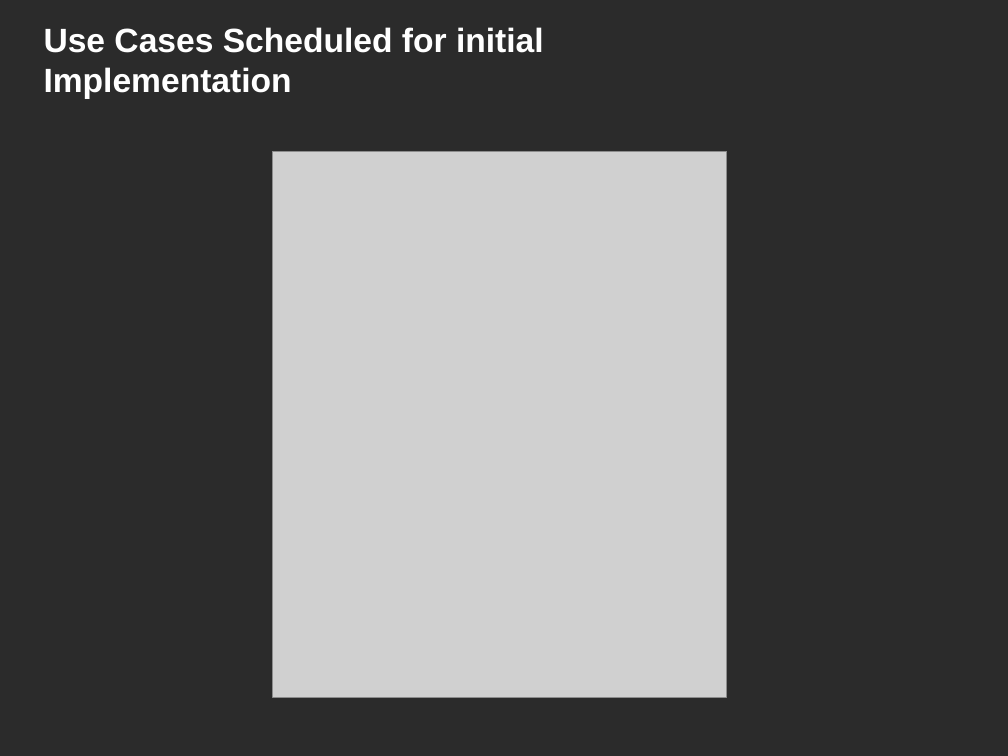
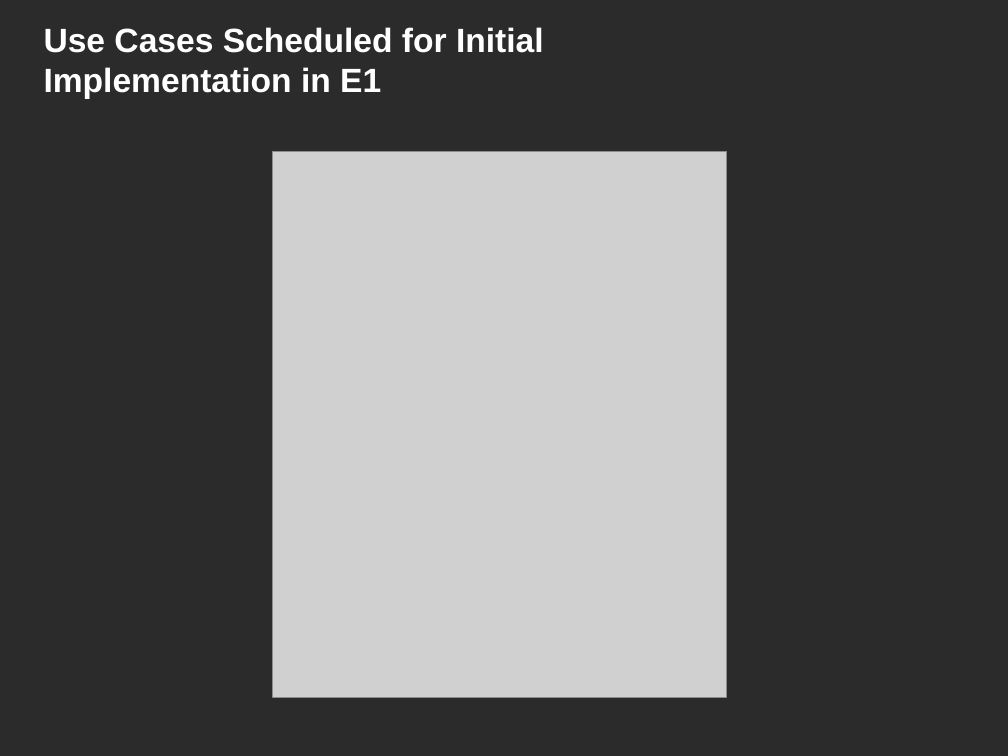
Before and after one commit to NCIP/caarray-docs, a slide deck: slide 26 of project_management/reports/inception_postmortem.ppt (slide 24 before the commit). Drawn at 1008x756 pixels with LibreOffice and Linux fonts; fonts in the diff are those of the drawing; grey boxes stand for pictures; background and template pictures are left out; a plain dark background stands for a picture behind light text. Boxes give left, top, right and bottom in pixels: in the first picture for what was removed or moved away, otherwise in the second. Text is boxed around its words. In the diff, an @@ line names an element or a change of style, - is before the commit and + after.

```diff
--- a/project_management/reports/inception_postmortem.ppt
+++ b/project_management/reports/inception_postmortem.ppt
@@ title at (44, 27, 544, 99): text changed @@
-Use Cases Scheduled for initial Implementation
+Use Cases Scheduled for Initial Implementation in E1
```
Also in this commit, not shown: 3 other slides changed, 3 slides added, 1 slide removed.
